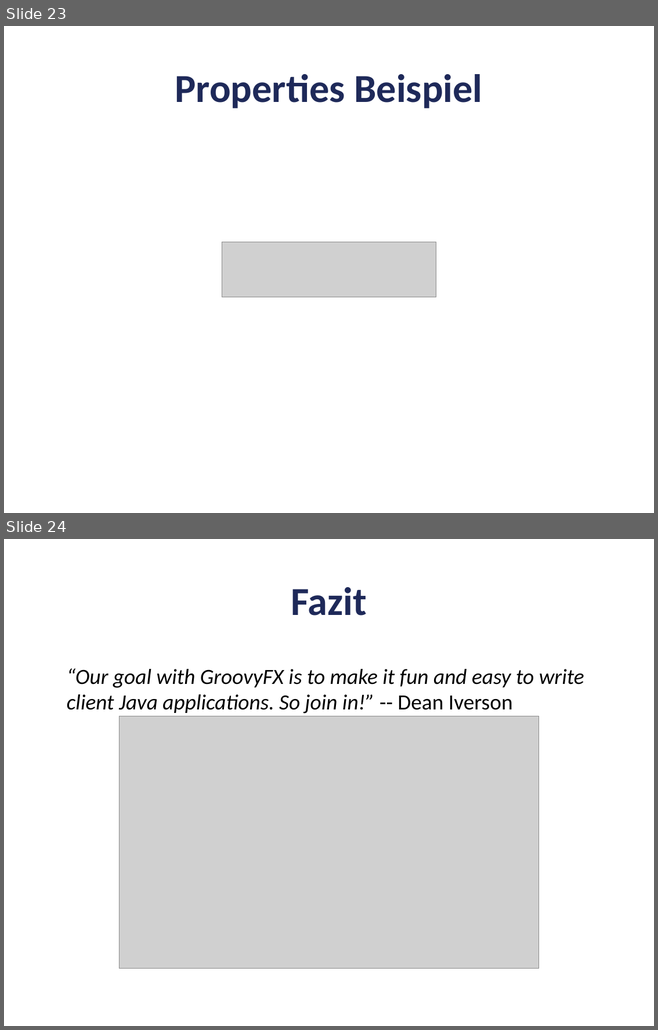
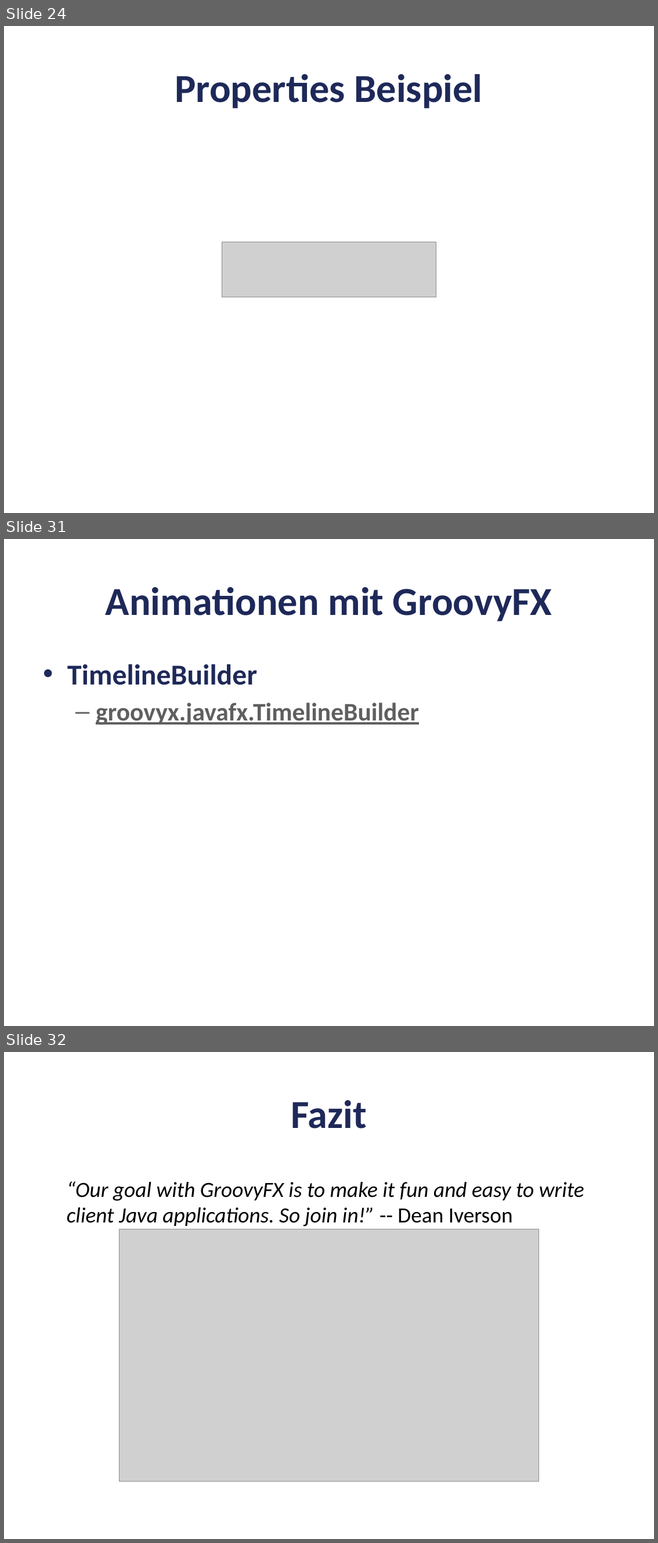
Before and after one commit to codescape/presentations, a slide deck: groovyfx-entfesselt-javafx/groovyfx-oop-2012.pptx. Shown one above the other, each under a label of ours: slides 23 and 24 before the commit, slides 24, 31 and 32 after it; the slides between them are not shown. The pictures are 658x1030 and 658x1543 pixels, drawn with LibreOffice and Linux fonts; fonts in the diff are those of the drawing; grey boxes stand for pictures; background and template pictures are left out. Boxes give left, top, right and bottom in pixels: in the first picture for what was removed or moved away, otherwise in the second. Text is boxed around its words. In the diff, an @@ line names an element or a change of style, - is before the commit and + after.

```diff
--- a/groovyfx-entfesselt-javafx/groovyfx-oop-2012.pptx
+++ b/groovyfx-entfesselt-javafx/groovyfx-oop-2012.pptx
@@ slide 31 added at [4,539,654,1026], background #FFFFFF @@
@@ title added at [106,587,552,621], 44 pt, text #1E2959, bold @@
+Animationen mit GroovyFX
@@ text added at [67,664,419,725], 28 pt, text #5F5F5F, bold, underline @@
+• TimelineBuilder
+  – groovyx.javafx.TimelineBuilder
@@ what was slide 23 is now slide 24 @@
@@ what was slide 24 is now slide 32 @@
```
Also in this commit, not shown: 4 slides changed, 7 other slides added, 3 other files.
